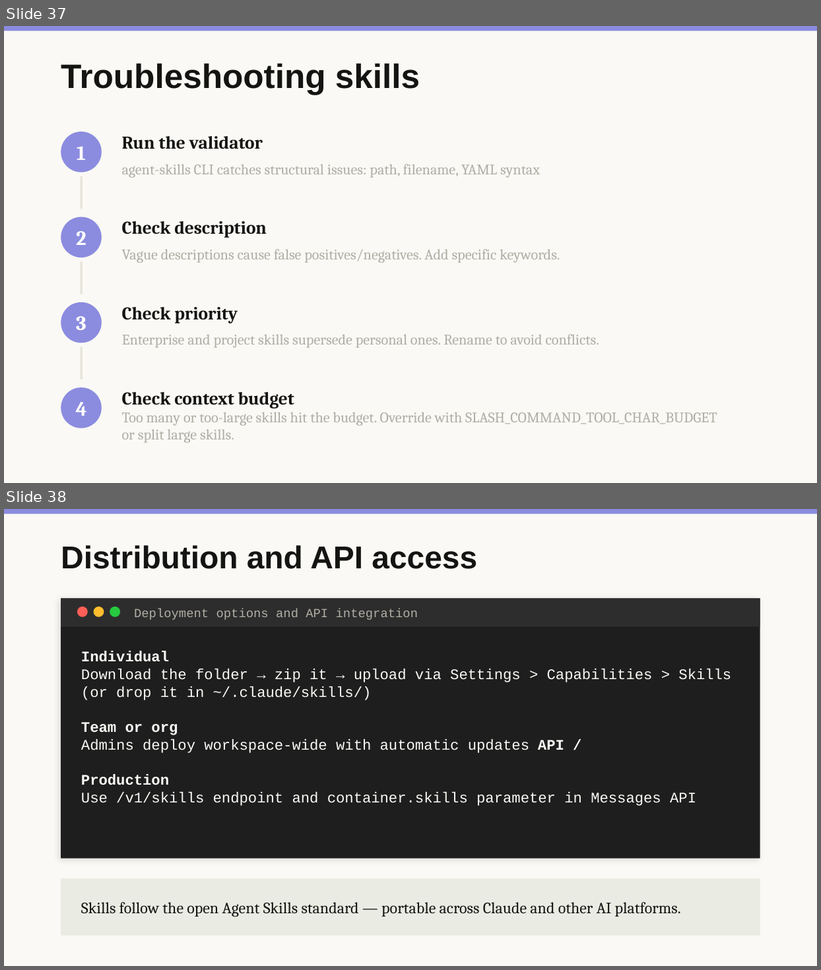
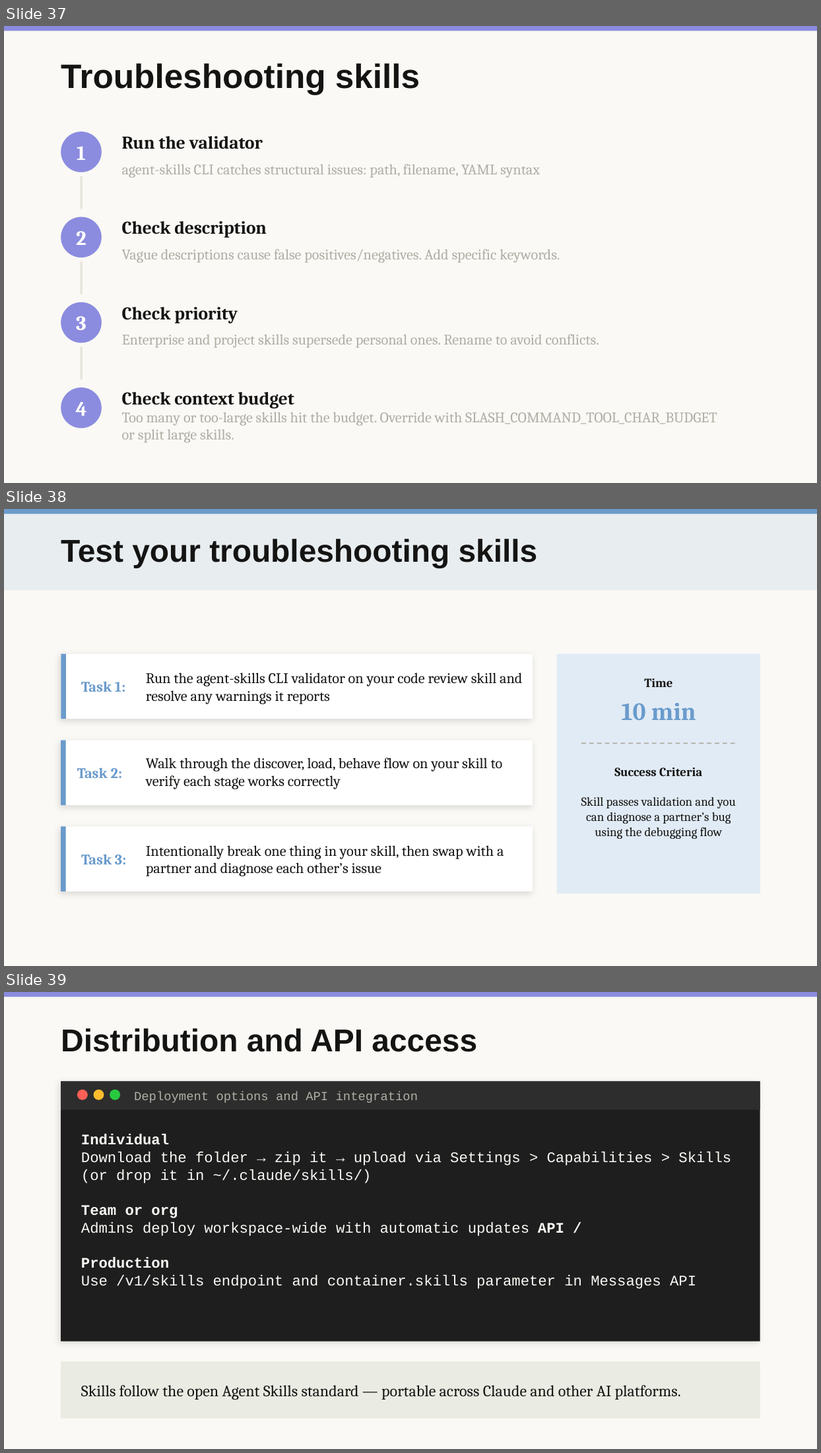
Before and after one commit to kyliejhenson/training_modules, a slide deck: Deliverables/Training_Skills_Developers.pptx. Shown one above the other, each under a label of ours: slides 37 and 38 before the commit, slides 37, 38 and 39 after it. The pictures are 821x970 and 821x1453 pixels, drawn with LibreOffice and Linux fonts; fonts in the diff are those of the drawing. Boxes give left, top, right and bottom in pixels: in the first picture for what was removed or moved away, otherwise in the second. Text is boxed around its words. In the diff, an @@ line names an element or a change of style, - is before the commit and + after.

Commit message:
Update skills, template, and deliverables with latest refinements
Updated content-refresh and facilitator-guide skill definitions,
refined source registry mappings, and refreshed training template
and Developers training deck with latest content edits.

```diff
--- a/Deliverables/Training_Skills_Developers.pptx
+++ b/Deliverables/Training_Skills_Developers.pptx
@@ slide 38 added at (4, 509, 817, 966), background #FAF9F5 @@
@@ rectangle added at (4, 509, 817, 590), fill #6A9BCC at 12% opacity @@
@@ rectangle added at (4, 509, 817, 514), fill #6A9BCC @@
@@ text added at (61, 539, 538, 568), 28 pt, text #141413, bold @@
+Test your troubleshooting skills
@@ rectangle added at (61, 654, 533, 719), fill #FFFFFF @@
@@ rectangle added at (61, 654, 66, 719), fill #6A9BCC @@
@@ rectangle added at (557, 654, 760, 894), fill #E1EBF5 @@
@@ text added at (81, 681, 125, 692), 13 pt, text #6A9BCC, bold @@
+Task 1:
@@ text added at (146, 673, 522, 704), 13 pt, text #141413 @@
+Run the agent-skills CLI validator on your code review skill and resolve any warnings it reports
@@ text added at (644, 679, 673, 687), 11 pt, text #141413, bold @@
+Time
@@ text added at (621, 703, 696, 720), 22 pt, text #6A9BCC, bold @@
+10 min
@@ rectangle added at (61, 741, 533, 806), fill #FFFFFF @@
@@ rectangle added at (61, 741, 66, 806), fill #6A9BCC @@
@@ line added from (582, 743) to (736, 743), #B0AEA5 1 pt dashed @@
@@ text added at (146, 758, 503, 789), 13 pt, text #141413 @@
+Walk through the discover, load, behave flow on your skill to verify each stage works correctly
@@ text added at (77, 768, 122, 778), 13 pt, text #6A9BCC, bold @@
+Task 2:
@@ text added at (614, 768, 702, 776), 11 pt, text #141413, bold @@
+Success Criteria
@@ text added at (582, 797, 736, 839), 11 pt, text #141413 @@
+Skill passes validation and you can diagnose a partner’s bug using the debugging flow
@@ rectangle added at (61, 827, 533, 892), fill #FFFFFF @@
@@ rectangle added at (61, 827, 66, 892), fill #6A9BCC @@
@@ text added at (81, 854, 126, 865), 13 pt, text #6A9BCC, bold @@
+Task 3:
@@ text added at (146, 846, 504, 877), 13 pt, text #141413 @@
+Intentionally break one thing in your skill, then swap with a partner and diagnose each other’s issue
@@ what was slide 38 is now slide 39 @@
```
Also in this commit, not shown: 6 slides changed, 5 other files.
